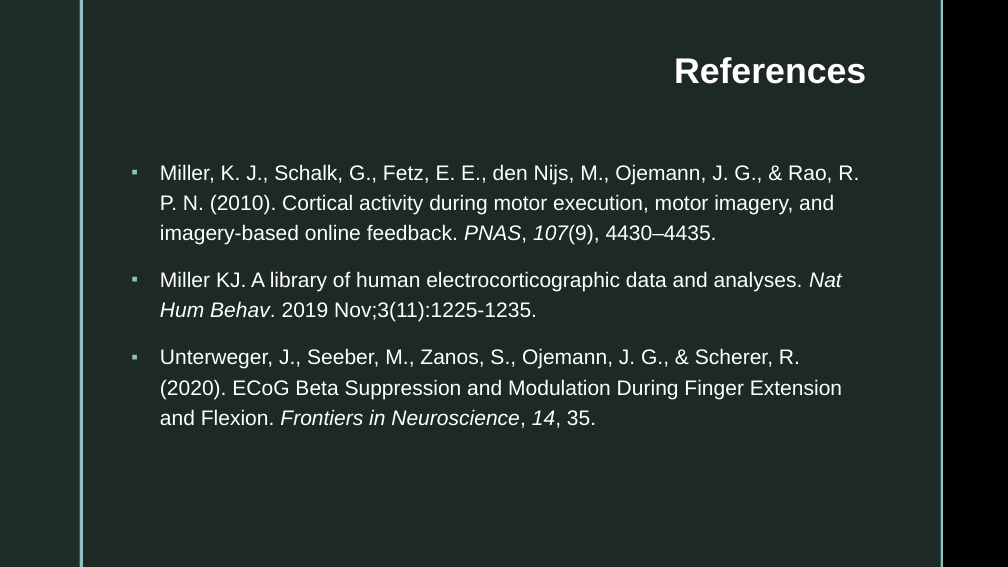
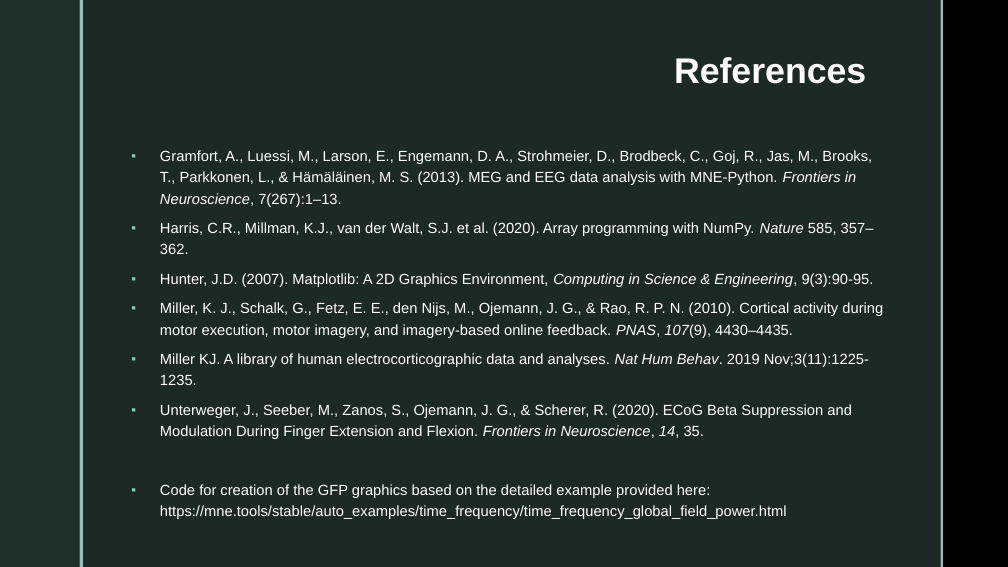
Before and after one commit to jessb0t/motorImagery, a slide deck: slide 16 of presentation.pptx (slide 12 before the commit). Drawn at 1008x567 pixels with LibreOffice and Linux fonts; fonts in the diff are those of the drawing; background and template pictures are left out. Boxes give left, top, right and bottom in pixels: in the first picture for what was removed or moved away, otherwise in the second. Text is boxed around its words. In the diff, an @@ line names an element or a change of style, - is before the commit and + after.

```diff
--- a/presentation.pptx
+++ b/presentation.pptx
@@ text at [160,150,874,287]: paragraphs added @@
+▪ Gramfort, A., Luessi, M., Larson, E., Engemann, D. A., Strohmeier, D., Brodbeck, C., Goj, R., Jas, M., Brooks, T., Parkkonen, L., & Hämäläinen, M. S. (2013). MEG and EEG data analysis with MNE-Python. Frontiers in Neuroscience, 7(267):1–13.
+▪ Harris, C.R., Millman, K.J., van der Walt, S.J. et al. (2020). Array programming with NumPy. Nature 585, 357–362.
+▪ Hunter, J.D. (2007). Matplotlib: A 2D Graphics Environment, Computing in Science & Engineering, 9(3):90-95.
@@ text at [160,302,883,439]: size 20 to 14 pt in "Miller, K. J., Schalk, G., Fetz, E. ...", "Miller KJ. A library of human electrocorticographic ...", "Unterweger, J., Seeber, M., Zanos, S., Ojemann, ..."; less space between paragraphs @@
@@ text at [160,484,787,519]: paragraph added @@
+▪ Code for creation of the GFP graphics based on the detailed example provided here:
+  https://mne.tools/stable/auto_examples/time_frequency/time_frequency_global_field_power.html
```
Also in this commit, not shown: 5 other slides changed, 5 slides added, 1 slide removed, 3 other files.
